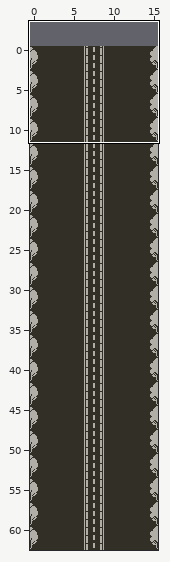
Tiled map -- assets/.tiled/.tmx/level-woods-long-lane.tmx. The first picture is a wide view before the edit; the outline marks the close-up.
Close-up. Before:
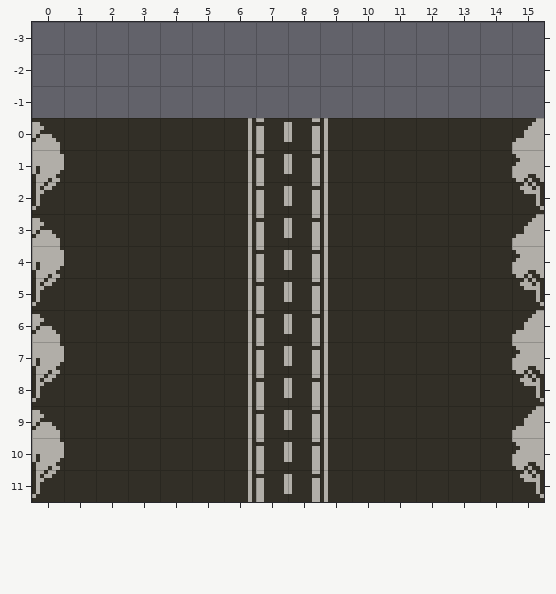
Cells are 8x8 px. Shown: x 0..15, y -3..11.
Now the later version:
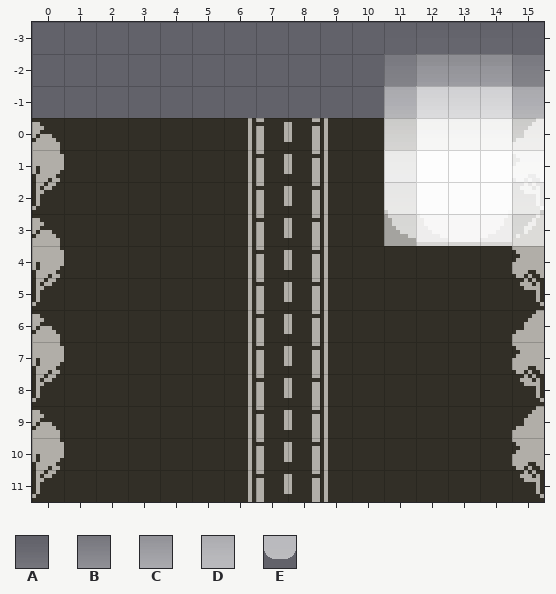
Key: from "omori-black-space": A 867, B 899, C 931, D 963, E 995.
_ is an empty cell.
Tiles of an added or newly shown layer are drawn over the layers below it.
Difference:
Layer "outliner" (added):
y 0: x 11..12 __ -> AA
y 1: x 11..12 __ -> BB
y 2: x 11..12 __ -> CC
y 3: x 11..12 __ -> DD
y 4: x 11..12 __ -> EE
Pixel boxes of the changes (left, top, right, bottom) in both close-ups:
added: (384, 54, 544, 246)
